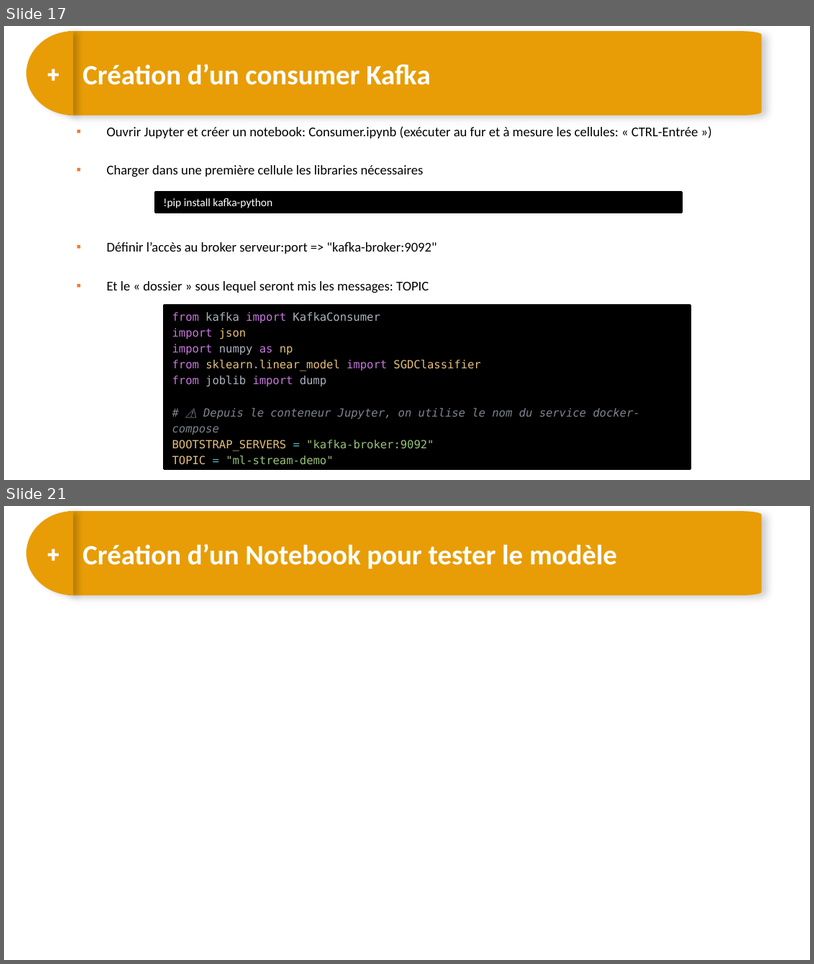
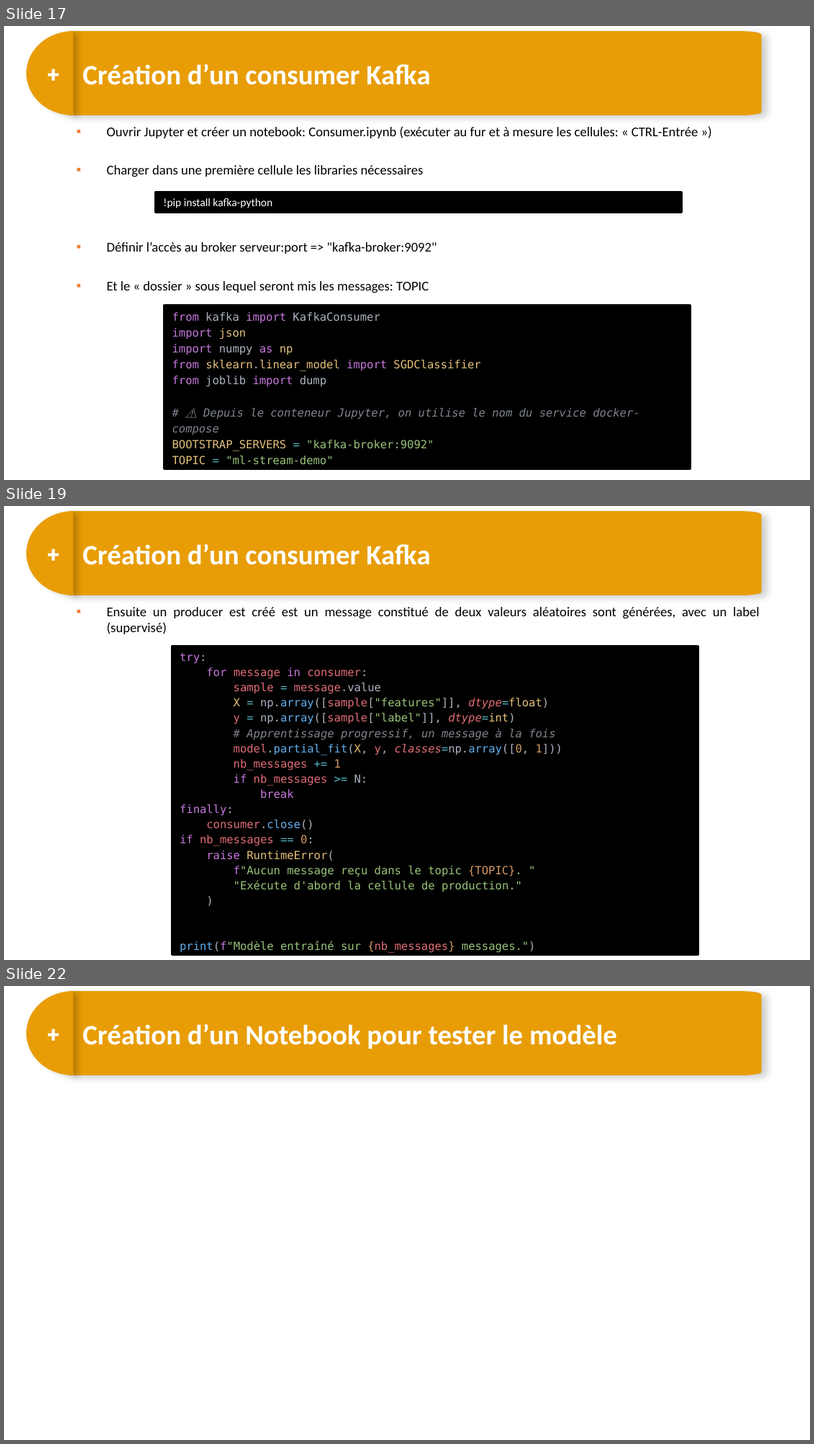
Before and after one commit to DARGOUARCH/spark_formation, a slide deck: 12 bis - Exercice-Kafka-Spark-Streaming.pptx. Shown one above the other, each under a label of ours: slides 17 and 21 before the commit, slides 17, 19 and 22 after it; the slides between them are not shown. The pictures are 814x964 and 814x1444 pixels, drawn with LibreOffice and Linux fonts; fonts in the diff are those of the drawing. Boxes give left, top, right and bottom in pixels: in the first picture for what was removed or moved away, otherwise in the second. Text is boxed around its words. In the diff, an @@ line names an element or a change of style, - is before the commit and + after.

Commit message:
Nouveau exercice kafka

```diff
--- a/12 bis - Exercice-Kafka-Spark-Streaming.pptx
+++ b/12 bis - Exercice-Kafka-Spark-Streaming.pptx
@@ slide 19 added at <box>4,506,810,960</box>, background #FFFFFF @@
@@ freeform shape added at <box>26,511,73,595</box>, fill #E89D06 @@
@@ freeform shape added at <box>69,511,762,595</box>, fill #E89D06 @@
@@ text added at <box>39,537,69,571</box>, 20 pt, text #FFFFFF, bold @@
++
@@ text added at <box>82,544,430,565</box>, 25 pt, text #FFFFFF, bold @@
+Création d’un consumer Kafka
@@ text added at <box>107,607,760,634</box>, 12 pt, text #000000 @@
+▪ Ensuite un producer est créé est un message constitué de deux valeurs aléatoires sont générées, avec un label (supervisé)
@@ rectangle added at <box>172,646,698,955</box>, fill #000000, outline #000000 2 pt, 10 pt, text #E06C75 @@
+try:
+for message in consumer:
+sample = message.value
+X = np.array([sample["features"]], dtype=float)
+y = np.array([sample["label"]], dtype=int)
+# Apprentissage progressif, un message à la fois
+model.partial_fit(X, y, classes=np.array([0, 1]))
+nb_messages += 1
+if nb_messages >= N:
+break
+finally:
+consumer.close()
+if nb_messages == 0:
+raise RuntimeError(
+f"Aucun message reçu dans le topic {TOPIC}. "
+"Exécute d'abord la cellule de production."
+)
+print(f"Modèle entraîné sur {nb_messages} messages.")
@@ what was slide 21 is now slide 22 @@
```
Also in this commit, not shown: 7 slides changed, 1 other slide added, 1 slide removed.
